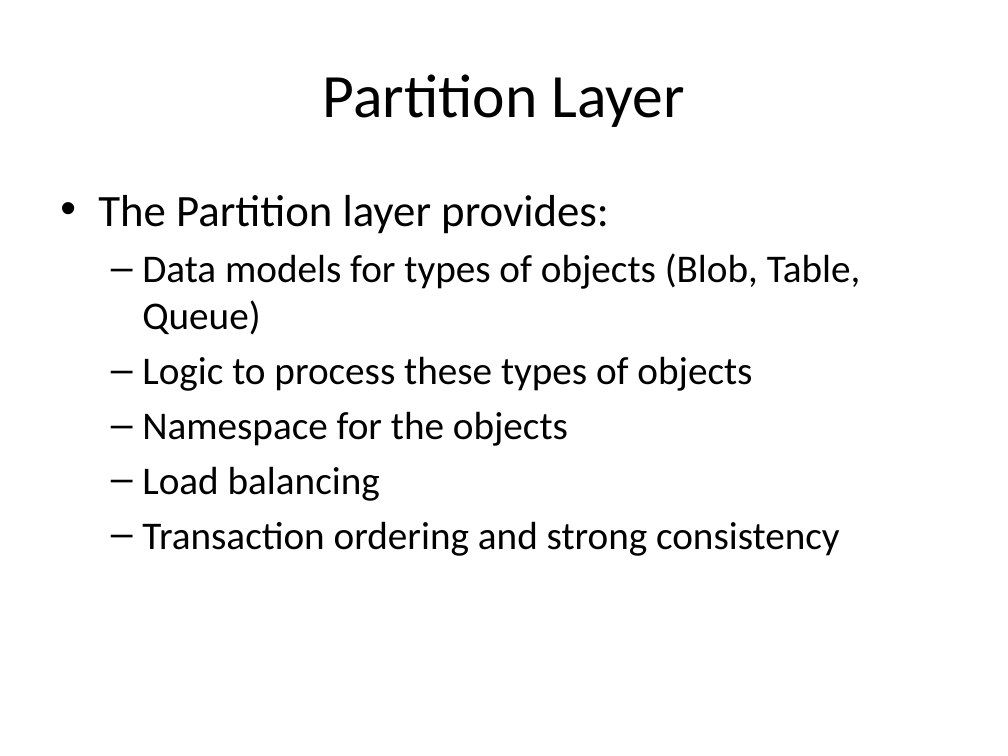
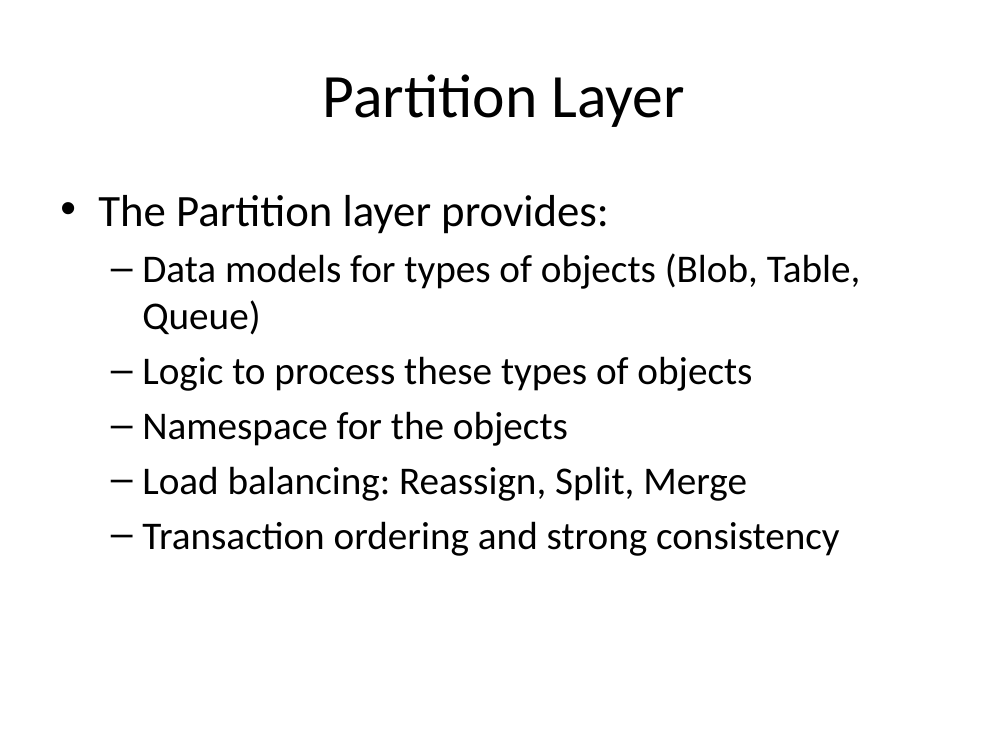
Before and after one commit to pnquanganh/distributed-storage-system, a slide deck: slide 3 of Paper Presentation/Partition layer.pptx. Drawn at 1008x756 pixels with LibreOffice and Linux fonts; fonts in the diff are those of the drawing. Boxes give left, top, right and bottom in pixels: in the first picture for what was removed or moved away, otherwise in the second. Text is boxed around its words. In the diff, an @@ line names an element or a change of style, - is before the commit and + after.

```diff
--- a/Paper Presentation/Partition layer.pptx
+++ b/Paper Presentation/Partition layer.pptx
@@ text at (142, 466, 747, 501): text changed @@
-  – Load balancing
+  – Load balancing: Reassign, Split, Merge
```
Also in this commit, not shown: 1 other slide changed, 1 slide added, 1 slide removed, 1 other file.
